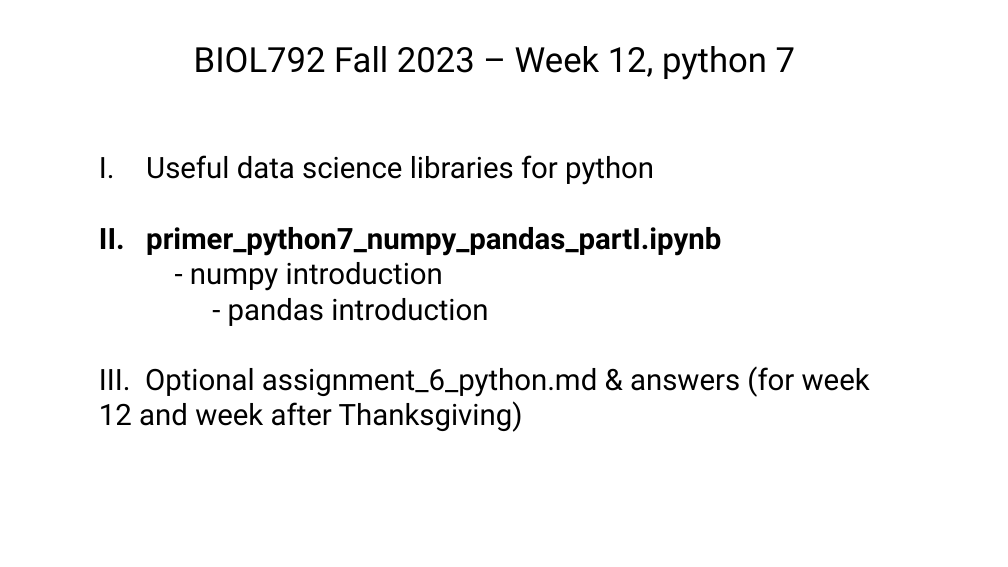
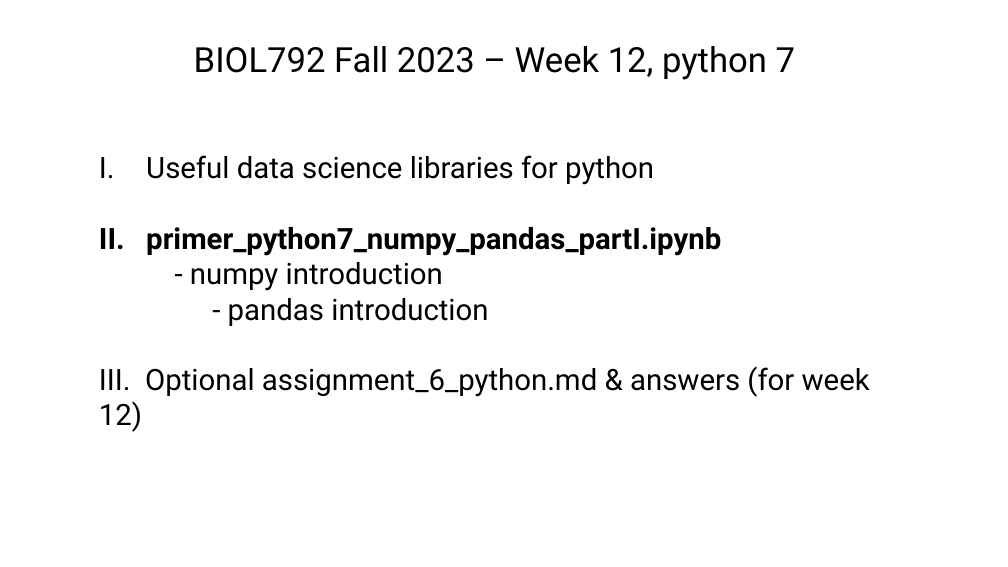
Before and after one commit to tparchman/F24_BIOL792, a slide deck: slide 3 of week12_python7_pandas/python12_numpy_pandas.pptx. Drawn at 1008x567 pixels with LibreOffice and Linux fonts; fonts in the diff are those of the drawing. Boxes give left, top, right and bottom in pixels: in the first picture for what was removed or moved away, otherwise in the second. Text is boxed around its words. In the diff, an @@ line names an element or a change of style, - is before the commit and + after.

```diff
--- a/week12_python7_pandas/python12_numpy_pandas.pptx
+++ b/week12_python7_pandas/python12_numpy_pandas.pptx
@@ text at bbox=[99, 366, 870, 432]: text changed @@
-III. Optional assignment_6_python.md & answers (for week 12 and week after Thanksgiving)
+III. Optional assignment_6_python.md & answers (for week 12)
```
Also in this commit, not shown: 1 other slide changed, 3 other files.
